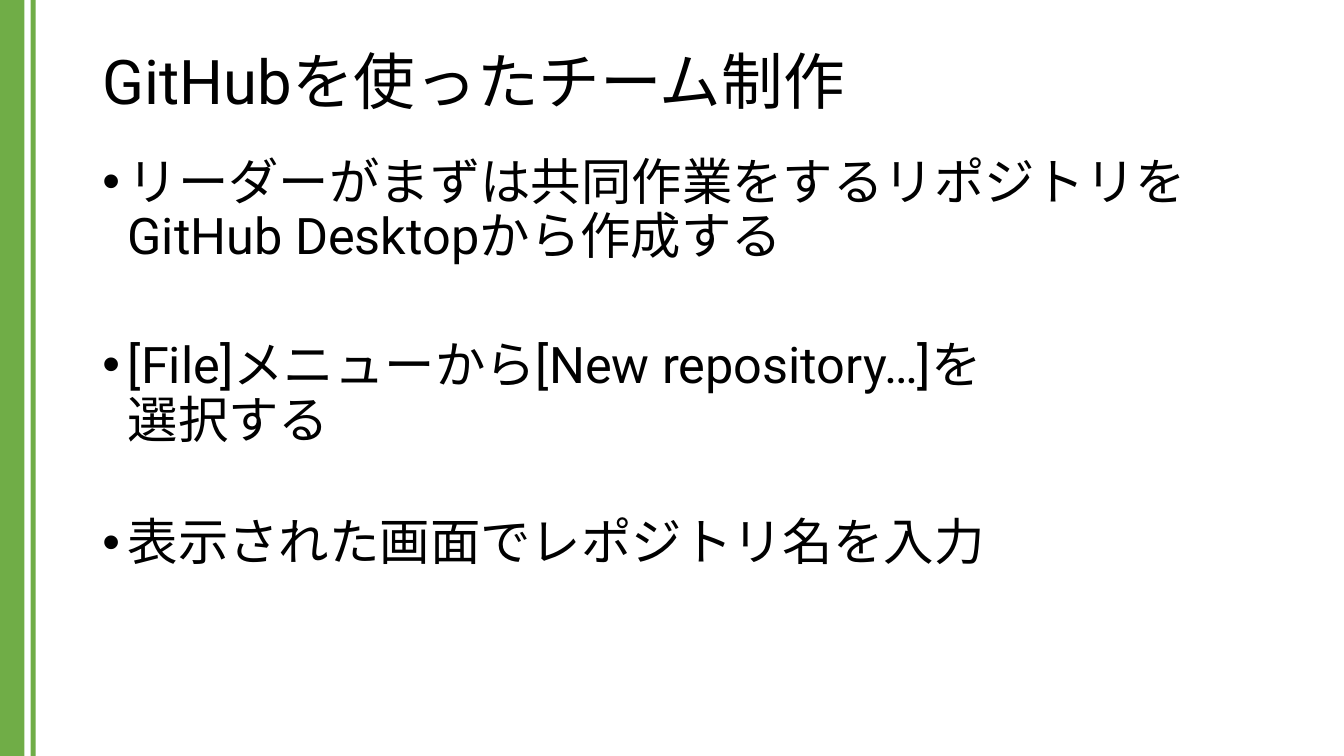
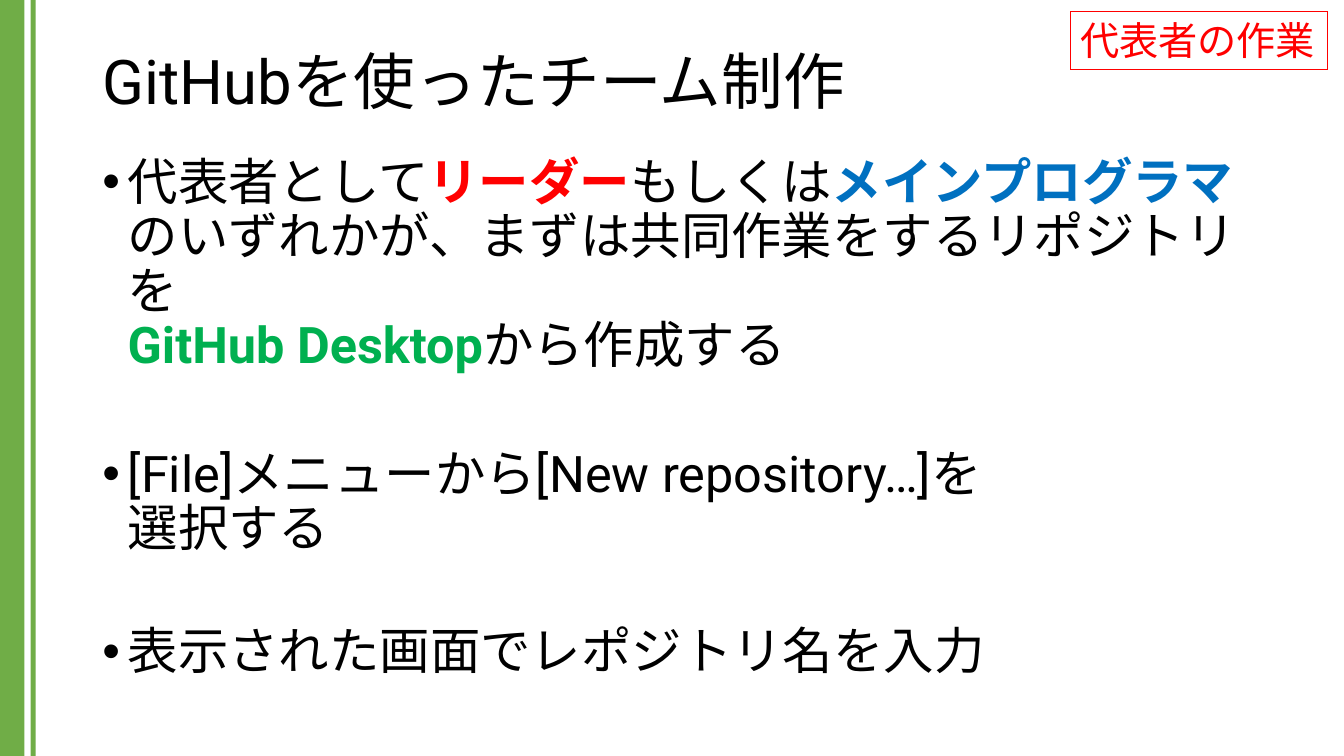
Before and after one commit to kic-murata/cpp2024, a slide deck: slide 3 of 授業資料/GitHubを用いたチーム制作.pptx (slide 2 before the commit). Drawn at 1344x756 pixels with LibreOffice and Linux fonts; fonts in the diff are those of the drawing. Boxes give left, top, right and bottom in pixels: in the first picture for what was removed or moved away, otherwise in the second. Text is boxed around its words. In the diff, an @@ line names an element or a change of style, - is before the commit and + after.

```diff
--- a/授業資料/GitHubを用いたチーム制作.pptx
+++ b/授業資料/GitHubを用いたチーム制作.pptx
@@ rectangle added at (1071,11,1329,69), outline #FF0000 0.75 pt, 28 pt, text #FF0000 @@
+代表者の作業
@@ text at (128,156,1236,374): text changed @@
-• リーダーがまずは共同作業をするリポジトリを
-  GitHub Desktopから作成する
+• 代表者としてリーダーもしくはメインプログラマのいずれかが、まずは共同作業をするリポジトリを
+  GitHub Desktopから作成する
```
Also in this commit, not shown: 5 other slides changed, 28 slides added, 2 other files.
